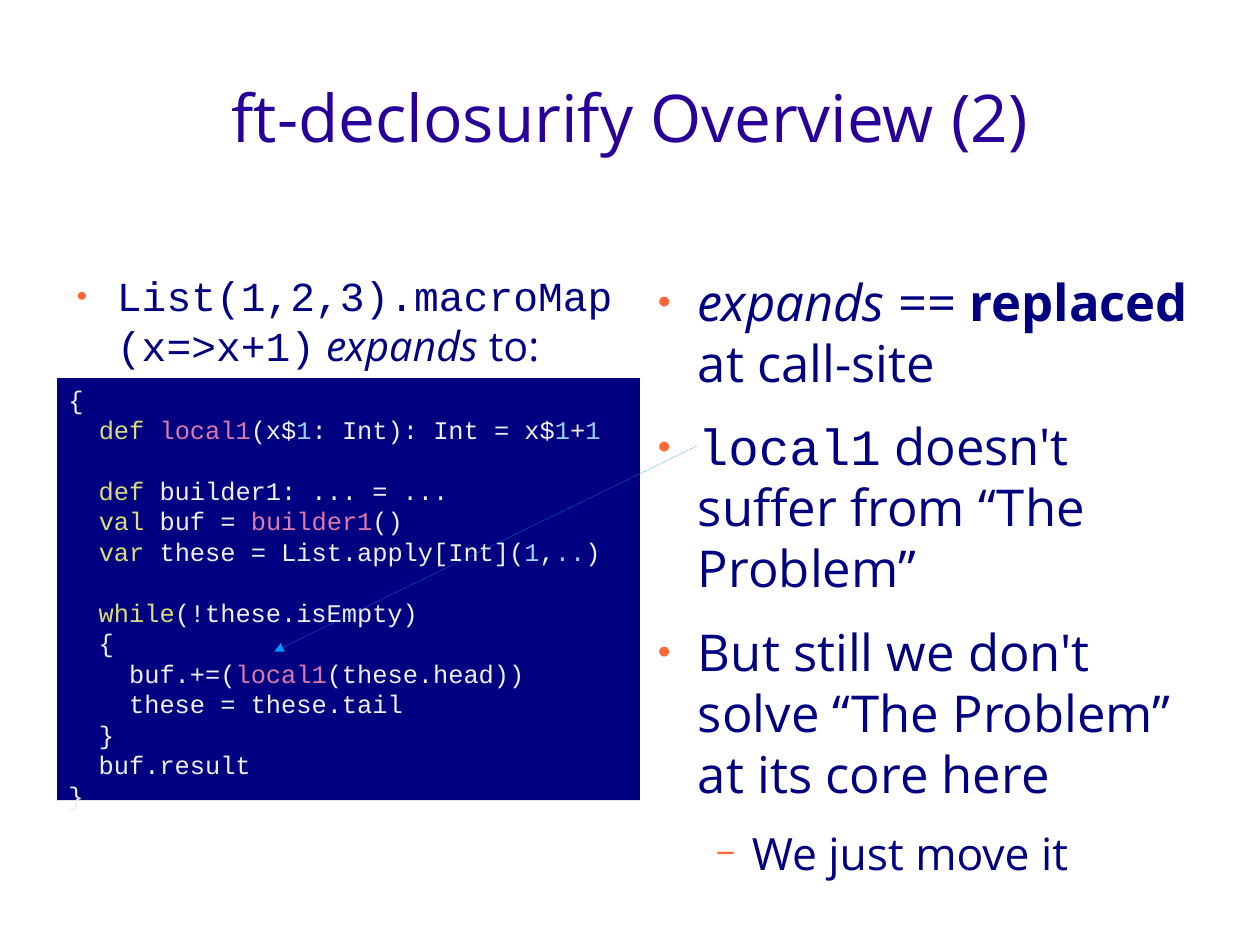
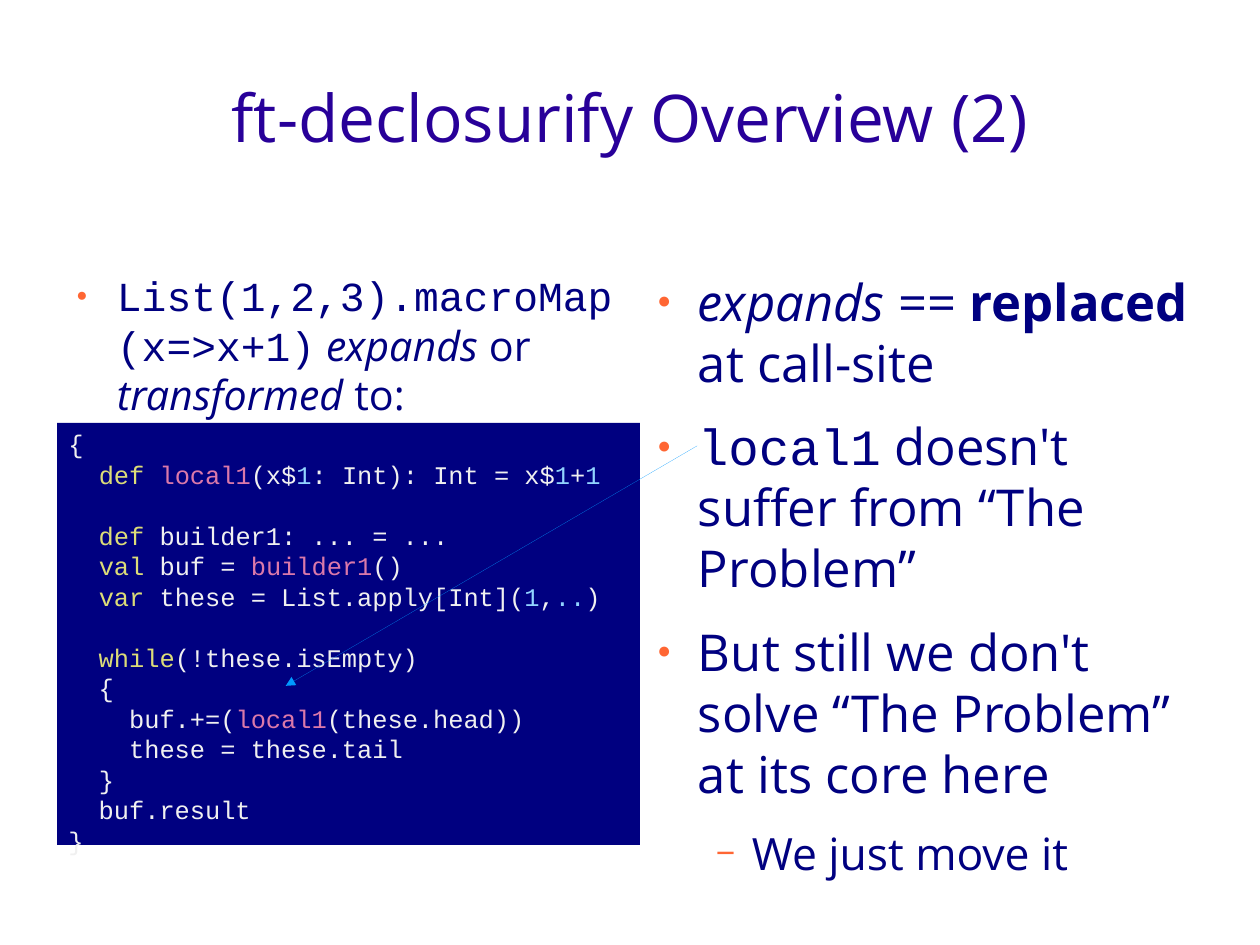
Before and after one commit to geo-kollias/msc-thesis-tex, a slide deck: slide 11 of geokollias_msc_thesis_pres.odp. Drawn at 1260x945 pixels with LibreOffice and Linux fonts; fonts in the diff are those of the drawing; background and template pictures are left out. Boxes give left, top, right and bottom in pixels: in the first picture for what was removed or moved away, otherwise in the second. Text is boxed around its words. In the diff, an @@ line names an element or a change of style, - is before the commit and + after.

```diff
--- a/geokollias_msc_thesis_pres.odp
+++ b/geokollias_msc_thesis_pres.odp
@@ text at bbox=[117, 282, 612, 420]: text changed @@
-● List(1,2,3).macroMap(x=>x+1) expands to:
+● List(1,2,3).macroMap(x=>x+1) expands or transformed to:
@@ rectangle "{": place and size @@
-rectangle "{" at bbox=[57, 378, 640, 800]
+rectangle "{" at bbox=[57, 423, 640, 845]
@@ arrow moved from (697, 446) - (274, 652) to (697, 446) - (286, 686) @@
```
Also in this commit, not shown: 5 other slides changed.
